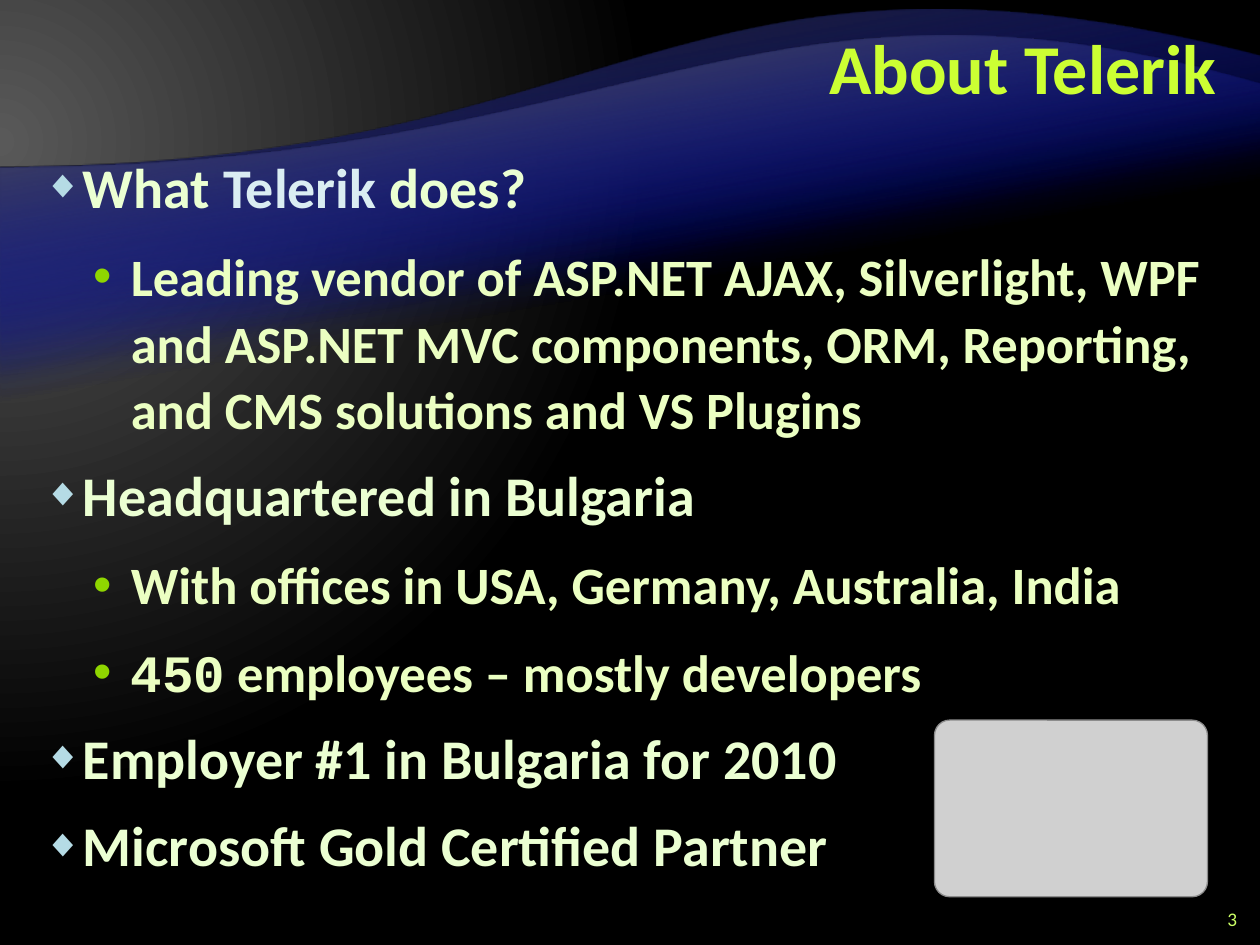
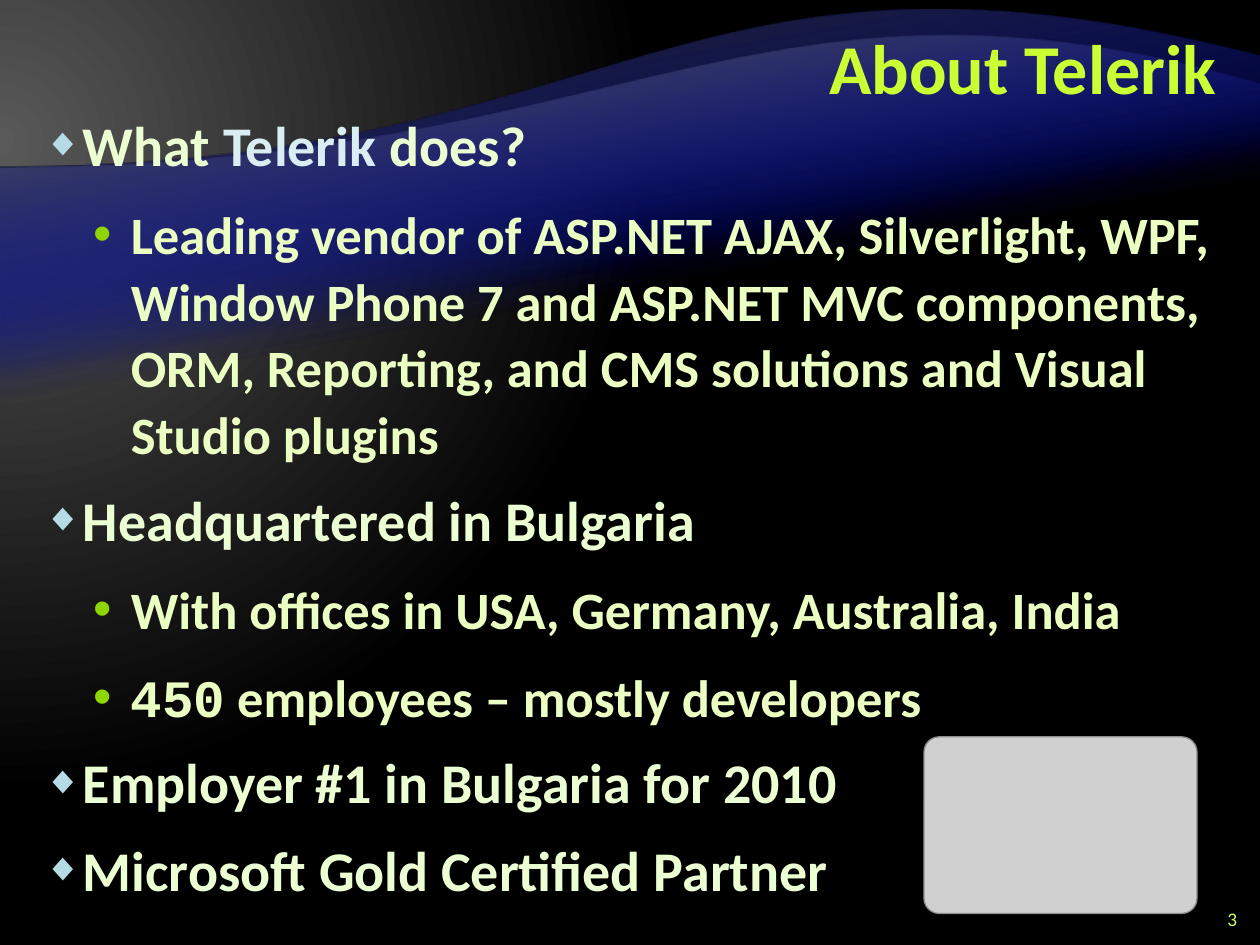
Before and after one commit to Lockheed01/aspnet-mvc-course, a slide deck: slide 3 of Lectures/0. Course Introduction/ASP.NET-MVC-Course-Introduction.pptx. Drawn at 1260x945 pixels with LibreOffice and Linux fonts; fonts in the diff are those of the drawing; grey boxes stand for pictures; background and template pictures are left out. Boxes give left, top, right and bottom in pixels: in the first picture for what was removed or moved away, otherwise in the second. Text is boxed around its words. In the diff, an @@ line names an element or a change of style, - is before the commit and + after.

```diff
--- a/Lectures/0. Course Introduction/ASP.NET-MVC-Course-Introduction.pptx
+++ b/Lectures/0. Course Introduction/ASP.NET-MVC-Course-Introduction.pptx
@@ text "What Telerik does?" moved from (x1=83, y1=161, x2=1200, y2=867) to (x1=83, y1=119, x2=1209, y2=892) @@
@@ text at (x1=131, y1=217, x2=1209, y2=463): text changed @@
-  • Leading vendor of ASP.NET AJAX, Silverlight, WPF and ASP.NET MVC components, ORM, Reporting, and CMS solutions and VS Plugins
+  • Leading vendor of ASP.NET AJAX, Silverlight, WPF, Window Phone 7 and ASP.NET MVC components, ORM, Reporting, and CMS solutions and Visual Studio plugins
@@ picture moved from (x1=935, y1=721, x2=1208, y2=897) to (x1=924, y1=737, x2=1197, y2=914) @@
```
Also in this commit, not shown: 4 other slides changed, 1 slide added.
